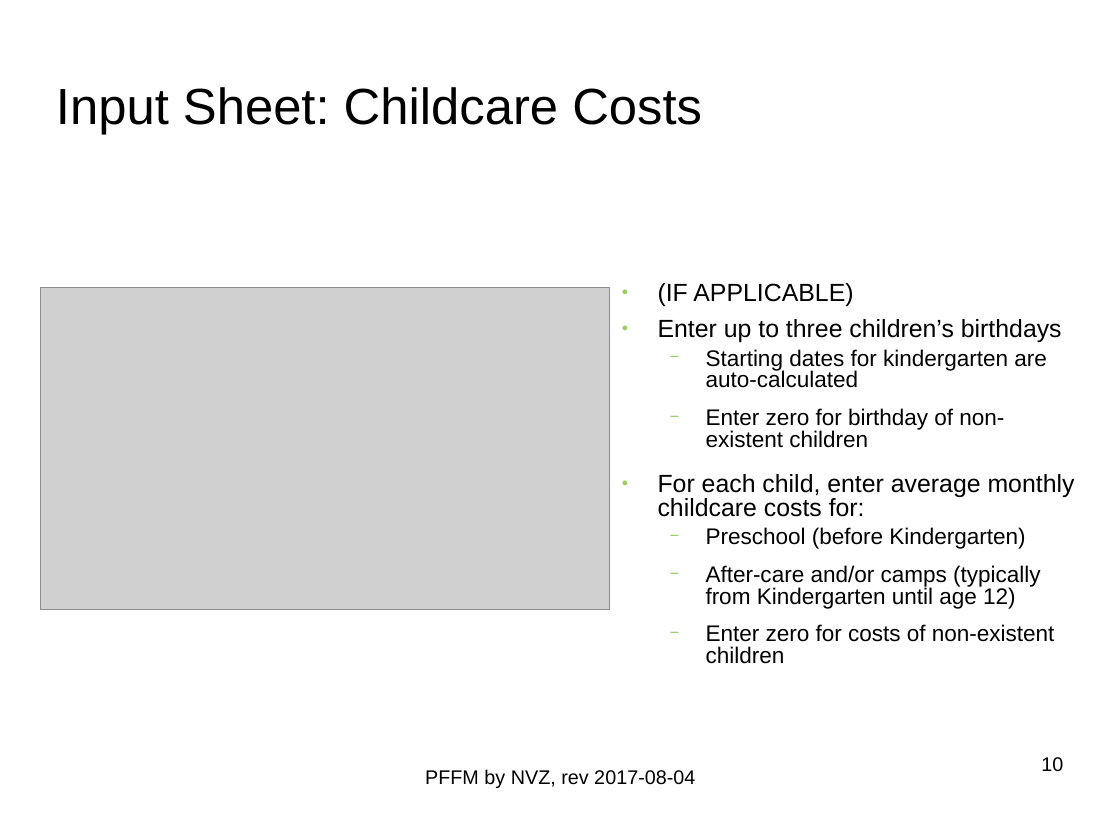
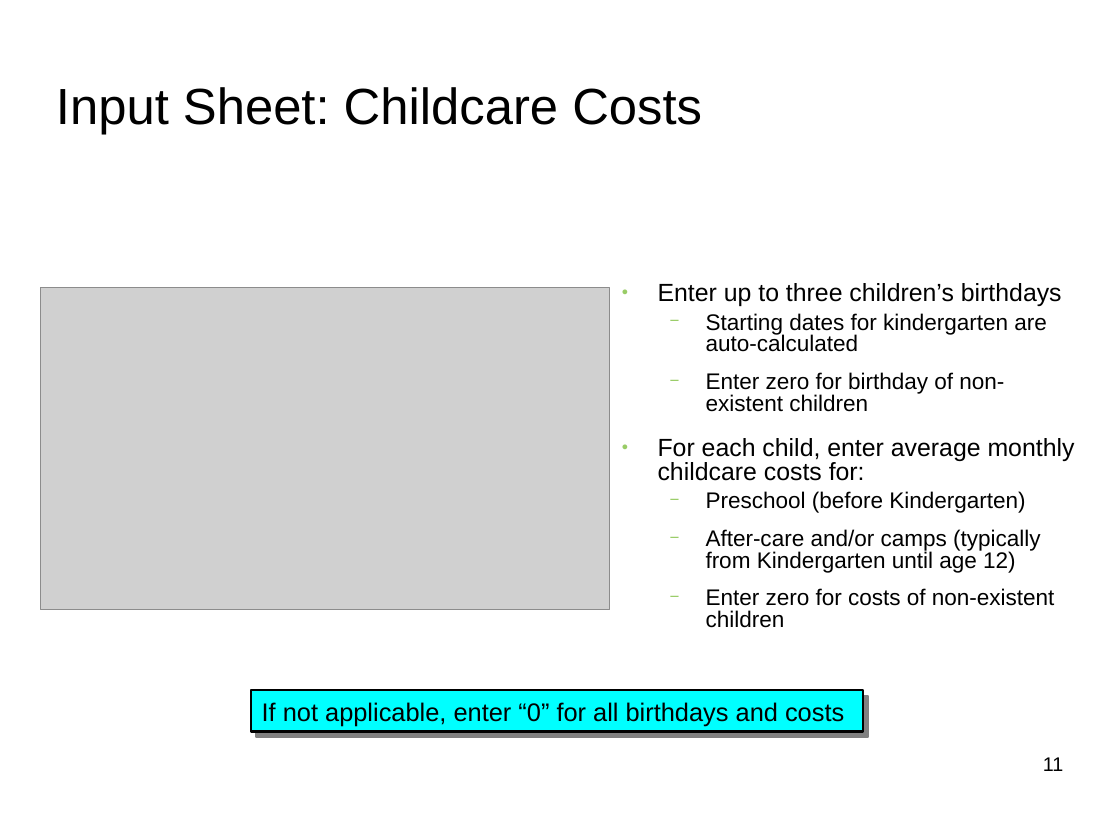
Before and after one commit to nickvzorn/financial-forecast, a slide deck: slide 11 of PFFM_Intro_and_HOWTO.odp (slide 10 before the commit). Drawn at 1120x840 pixels with LibreOffice and Linux fonts; fonts in the diff are those of the drawing; grey boxes stand for pictures; background and template pictures are left out. Boxes give left, top, right and bottom in pixels: in the first picture for what was removed or moved away, otherwise in the second. Text is boxed around its words. In the diff, an @@ line names an element or a change of style, - is before the commit and + after.

```diff
--- a/PFFM_Intro_and_HOWTO.odp
+++ b/PFFM_Intro_and_HOWTO.odp
@@ text at box(658, 283, 853, 306): paragraph removed @@
-● (IF APPLICABLE)
@@ rectangle added at box(251, 690, 864, 732), fill #00FFFF, outline #000000 1.5 pt, 18 pt, text #000000 @@
+If not applicable, enter “0” for all birthdays and costs
@@ text removed at box(425, 769, 695, 788) @@
-PFFM by NVZ, rev 2017-08-04
@@ page number at box(1043, 757, 1064, 771): text changed @@
-10
+11
```
Also in this commit, not shown: 12 other slides changed, 5 slides added, 3 slides removed.
